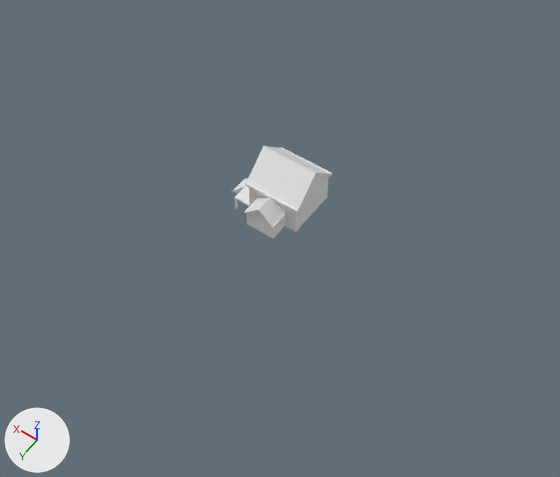
Before and after pictures for a commit that changed the Blender file graficacion_animacion/parcial_1/casa.blend.
Before and after are seen from a 50 mm lens placed at (-10.35, 15.03, 20.59), pointed at (-0.92, 1.83, -0.15). Lighting does not change. The marker at lower left points along +X, +Y and +Z. The older version comes first. Materials are left out; every surface is plain grey.
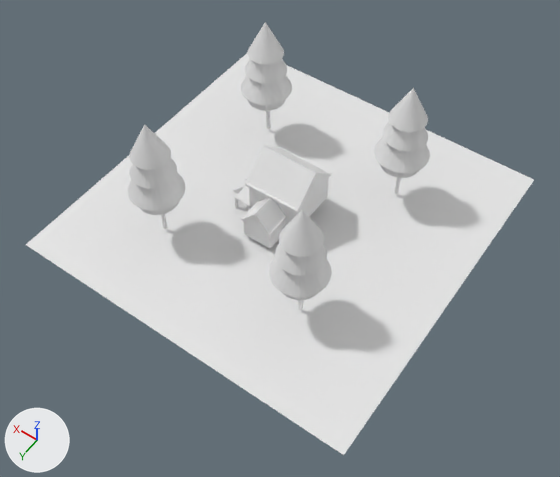
What differs and where, as boxes (x1, y1, x2, y2) in the pictures (560 x 477 px):
'Plane', added
    after: (26, 54, 534, 455)
'Cube.001', moved, rescaled
    before: (244, 197, 286, 238)
    after: (241, 198, 286, 248)
'Cone', added
    after: (279, 209, 324, 257)
'Cone.002', added
    after: (269, 257, 332, 298)
'Cone.005', added
    after: (128, 173, 186, 211)
'Cone.007', added
    after: (129, 124, 171, 170)
'Cone.013', added
    after: (374, 137, 430, 173)
'Cone.015', added
    after: (388, 88, 428, 132)
'Cone.010', added
    after: (241, 75, 292, 105)
'Cone.001', added
    after: (275, 243, 327, 276)
'Cone.008', added
    after: (247, 22, 284, 65)
'Cone.006', added
    after: (129, 158, 177, 189)
'Cone.014', added
    after: (382, 122, 428, 151)
'Cone.009', added
    after: (245, 59, 287, 83)
'Cone.011', added
    after: (248, 99, 286, 111)
'Cone.012', added
    after: (380, 164, 419, 178)
'Cone.004', added
    after: (140, 201, 180, 215)
'Cone.003', added
    after: (280, 291, 317, 300)
'Cube.012', added
    after: (266, 111, 271, 129)
'Cube.011', added
    after: (161, 214, 168, 229)
'Cube.013', added
    after: (394, 178, 401, 194)
'Cube.010', added
    after: (298, 300, 303, 310)

Edits to the bpy script that builds the scene:
```text
Add me_plane:
    me_plane.from_pydata([(-1.0, -1.0, 0.0), (1.0, -1.0, 0.0), (-1.0, 1.0, 0.0), (1.0, 1.0, 0.0)], [], [(0, 1, 3, 2)])
Change ob_cube_001:
    ob_cube_001.location: (0.0, 1.16, -0.23) -> (0.0, 1.35, -0.51)
    ob_cube_001.scale: (0.564, 0.564, 0.311) -> (0.564, 0.564, 0.392)
Add ob_plane:
    ob_plane = bpy.data.objects.new('Plane', me_plane)
    ob_plane.location = (0.0, 0.0, -1.12)
    ob_plane.scale = (6.65, 6.65, 6.65)
Add ob_cone_015:
    ob_cone_015 = bpy.data.objects.new('Cone.015', me_cone_015)  # a 32-sided cone pointing to +z spanning x -1.0..1.0, y -1.0..1.0, z -1.0..1.0
    ob_cone_015.location = (-2.75, -2.91, 3.41)
    ob_cone_015.scale = (0.66, 0.66, 0.66)
Add ob_cone_014:
    ob_cone_014 = bpy.data.objects.new('Cone.014', me_cone_015.copy())
    ob_cone_014.location = (-2.75, -2.91, 2.77)
    ob_cone_014.scale = (0.776, 0.776, 0.776)
Add ob_cone_013:
    ob_cone_013 = bpy.data.objects.new('Cone.013', me_cone_015.copy())
    ob_cone_013.location = (-2.75, -2.91, 2.08)
    ob_cone_013.scale = (0.967, 0.967, 0.967)
Add ob_cone_012:
    ob_cone_012 = bpy.data.objects.new('Cone.012', me_cone_015.copy())
    ob_cone_012.location = (-2.75, -2.91, 1.38)
    ob_cone_012.scale = (0.743, 0.743, 0.743)
Add ob_cone_011:
    ob_cone_011 = bpy.data.objects.new('Cone.011', me_cone_015.copy())
    ob_cone_011.location = (3.09, -2.91, 1.38)
    ob_cone_011.scale = (0.743, 0.743, 0.743)
Add ob_cone_010:
    ob_cone_010 = bpy.data.objects.new('Cone.010', me_cone_015.copy())
    ob_cone_010.location = (3.09, -2.91, 2.08)
    ob_cone_010.scale = (0.967, 0.967, 0.967)
Add ob_cone_009:
    ob_cone_009 = bpy.data.objects.new('Cone.009', me_cone_015.copy())
    ob_cone_009.location = (3.09, -2.91, 2.77)
    ob_cone_009.scale = (0.776, 0.776, 0.776)
Add ob_cone_008:
    ob_cone_008 = bpy.data.objects.new('Cone.008', me_cone_015.copy())
    ob_cone_008.location = (3.09, -2.91, 3.41)
    ob_cone_008.scale = (0.66, 0.66, 0.66)
Add ob_cube_013:
    ob_cube_013 = bpy.data.objects.new('Cube.013', me_cube_013)  # a box spanning x -1.0..1.0, y -1.0..1.0, z -1.0..1.0
    ob_cube_013.location = (-2.79, -2.95, 0.82)
    ob_cube_013.scale = (0.0621, 0.0497, 1.81)
Add ob_cube_012:
    ob_cube_012 = bpy.data.objects.new('Cube.012', me_cube_012)  # a box spanning x -1.0..1.0, y -1.0..1.0, z -1.0..1.0
    ob_cube_012.location = (3.05, -2.95, 0.82)
    ob_cube_012.scale = (0.0621, 0.0497, 1.81)
Add ob_cone_007:
    ob_cone_007 = bpy.data.objects.new('Cone.007', me_cone_015.copy())
    ob_cone_007.location = (3.09, 3.31, 3.41)
    ob_cone_007.scale = (0.66, 0.66, 0.66)
Add ob_cone_006:
    ob_cone_006 = bpy.data.objects.new('Cone.006', me_cone_015.copy())
    ob_cone_006.location = (3.09, 3.31, 2.77)
    ob_cone_006.scale = (0.776, 0.776, 0.776)
Add ob_cone_005:
    ob_cone_005 = bpy.data.objects.new('Cone.005', me_cone_015.copy())
    ob_cone_005.location = (3.09, 3.31, 2.08)
    ob_cone_005.scale = (0.967, 0.967, 0.967)
Add ob_cone_004:
    ob_cone_004 = bpy.data.objects.new('Cone.004', me_cone_015.copy())
    ob_cone_004.location = (3.09, 3.31, 1.38)
    ob_cone_004.scale = (0.743, 0.743, 0.743)
Add ob_cube_011:
    ob_cube_011 = bpy.data.objects.new('Cube.011', me_cube_010)  # a box spanning x -1.0..1.0, y -1.0..1.0, z -1.0..1.0
    ob_cube_011.location = (3.05, 3.28, 0.82)
    ob_cube_011.scale = (0.0621, 0.0497, 1.81)
Add ob_cube_010:
    ob_cube_010 = bpy.data.objects.new('Cube.010', me_cube_004)  # a box spanning x -1.0..1.0, y -1.0..1.0, z -1.0..1.0
    ob_cube_010.location = (-2.79, 3.28, 0.82)
    ob_cube_010.scale = (0.0621, 0.0497, 1.81)
Add ob_cone_003:
    ob_cone_003 = bpy.data.objects.new('Cone.003', me_cone_015.copy())
    ob_cone_003.location = (-2.75, 3.31, 1.38)
    ob_cone_003.scale = (0.743, 0.743, 0.743)
Add ob_cone_002:
    ob_cone_002 = bpy.data.objects.new('Cone.002', me_cone_015.copy())
    ob_cone_002.location = (-2.75, 3.31, 2.08)
    ob_cone_002.scale = (0.967, 0.967, 0.967)
Add ob_cone_001:
    ob_cone_001 = bpy.data.objects.new('Cone.001', me_cone_015.copy())
    ob_cone_001.location = (-2.75, 3.31, 2.77)
    ob_cone_001.scale = (0.776, 0.776, 0.776)
Add ob_cone:
    ob_cone = bpy.data.objects.new('Cone', me_cone_015.copy())
    ob_cone.location = (-2.75, 3.31, 3.41)
    ob_cone.scale = (0.66, 0.66, 0.66)
```
